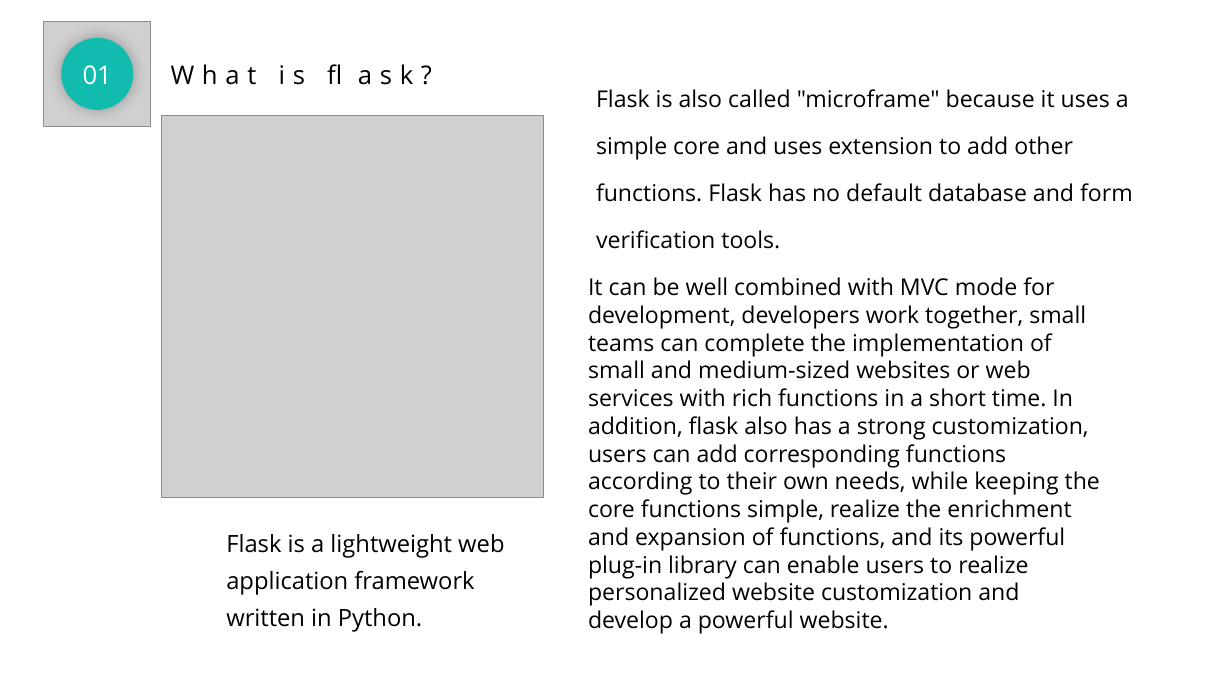
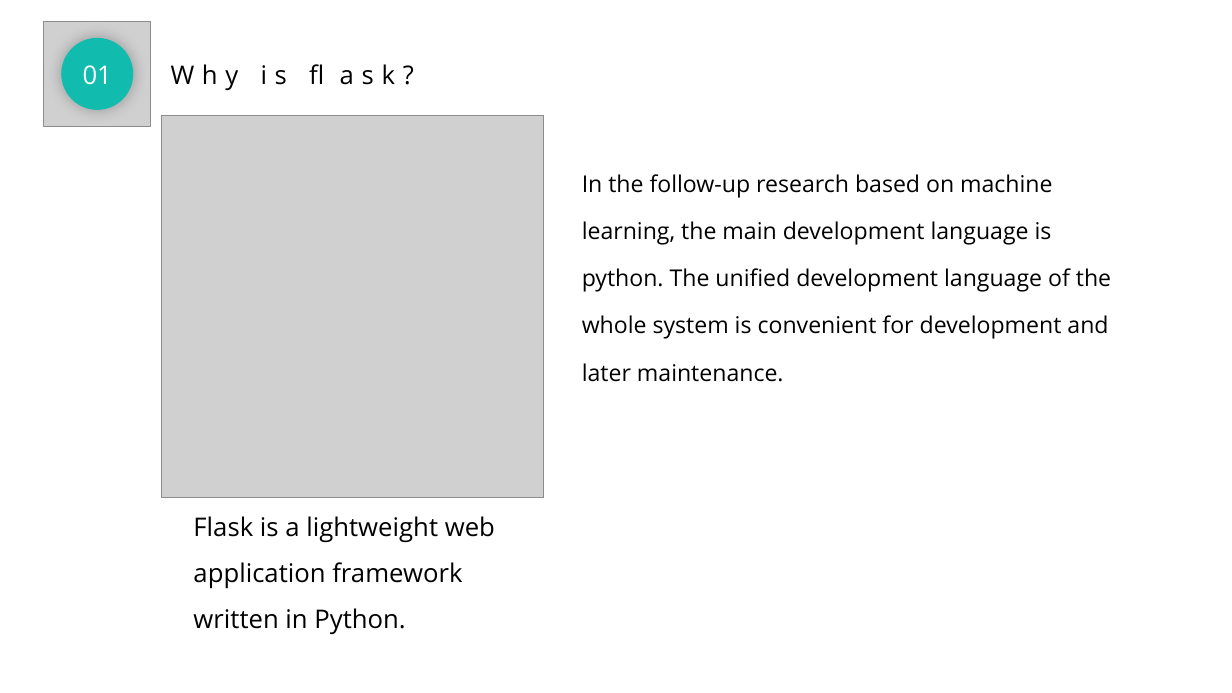
Before and after one commit to COMP3032JGroup11/Group11_Project, a slide deck: slide 2 of Weekly Document/week3/backend techs.pptx. Drawn at 1232x693 pixels with LibreOffice and Linux fonts; fonts in the diff are those of the drawing; grey boxes stand for pictures. Boxes give left, top, right and bottom in pixels: in the first picture for what was removed or moved away, otherwise in the second. Text is boxed around its words. In the diff, an @@ line names an element or a change of style, - is before the commit and + after.

```diff
--- a/Weekly Document/week3/backend techs.pptx
+++ b/Weekly Document/week3/backend techs.pptx
@@ snip same rect "In the follow-up research based ..." resized from (x1=587, y1=60, x2=1144, y2=295) to (x1=573, y1=146, x2=1130, y2=529) @@
@@ text in snip same rect at (x1=582, y1=174, x2=1111, y2=382): text changed @@
-Flask is also called "microframe" because it uses a simple core and uses extension to add other functions. Flask has no default database and form verification tools.
+In the follow-up research based on machine learning, the main development language is python. The unified development language of the whole system is convenient for development and later maintenance.
@@ text removed at (x1=588, y1=277, x2=1100, y2=629) @@
-It can be well combined with MVC mode for development, developers work together, small teams can complete the implementation of small and medium-sized websites or web services with rich functions in a short time. In addition, flask also has a strong customization, users can add corresponding functions according to their own needs, while keeping the core functions simple, realize the enrichment and expansion of functions, and its powerful plug-in library can enable users to realize personalized website customization and develop a powerful website.
@@ text at (x1=193, y1=316, x2=752, y2=537): text changed @@
-What is flask?
+Why is flask?
@@ text "Flask is a lightweight web ..." moved from (x1=226, y1=534, x2=504, y2=632) to (x1=193, y1=516, x2=495, y2=634) @@
@@ text "Flask is a lightweight web ..." at (x1=193, y1=516, x2=495, y2=634): size 18.5 to 20 pt; line spacing 1.3 to 1.5 @@
```
Also in this commit, not shown: 2 other slides changed, 2 slides added, 2 slides removed.
